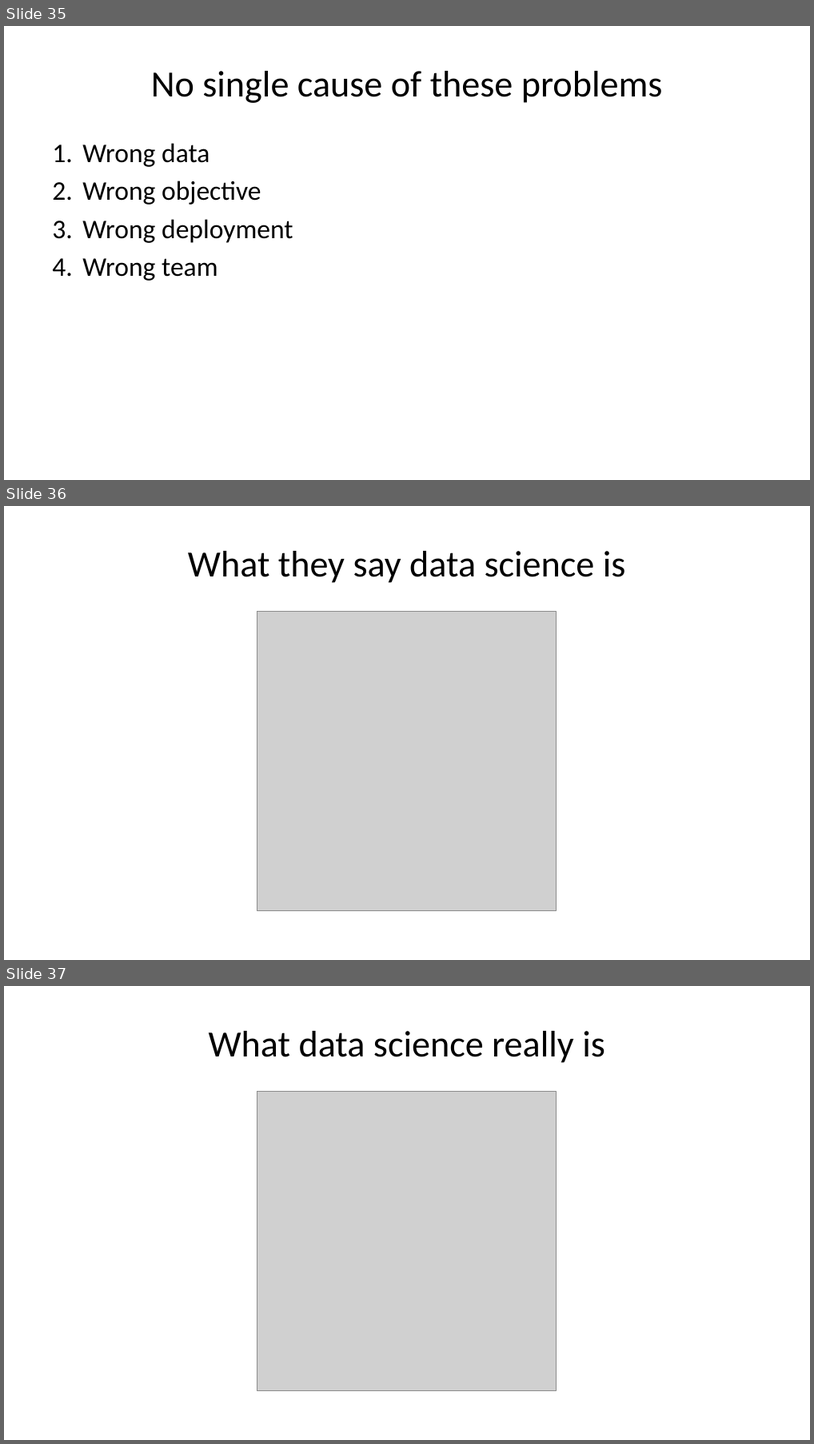
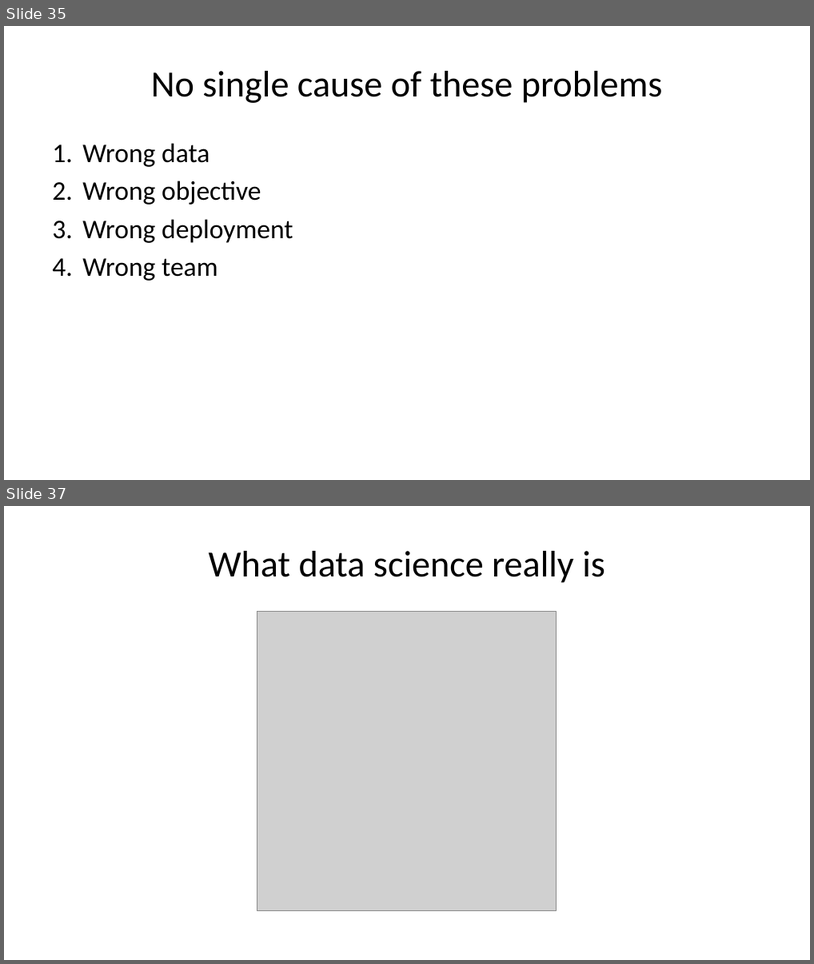
Before and after one commit to pmean/talks, a slide deck: dark-side/2022-talk.pptx. Shown one above the other, each under a label of ours: slides 35, 36 and 37 before the commit, slides 35 and 37 after it; the slides between them are not shown. The pictures are 814x1444 and 814x964 pixels, drawn with LibreOffice and Linux fonts; fonts in the diff are those of the drawing; grey boxes stand for pictures. Boxes give left, top, right and bottom in pixels: in the first picture for what was removed or moved away, otherwise in the second. Text is boxed around its words. In the diff, an @@ line names an element or a change of style, - is before the commit and + after.

```diff
--- a/dark-side/2022-talk.pptx
+++ b/dark-side/2022-talk.pptx
@@ slide 36 removed at [4, 506, 810, 960], background #FFFFFF @@
@@ title removed at [188, 551, 626, 583] @@
-What they say data science is
@@ picture removed at [258, 612, 556, 911] @@
```
Also in this commit, not shown: 2 slides changed, 4 slides added, 1 other file.
